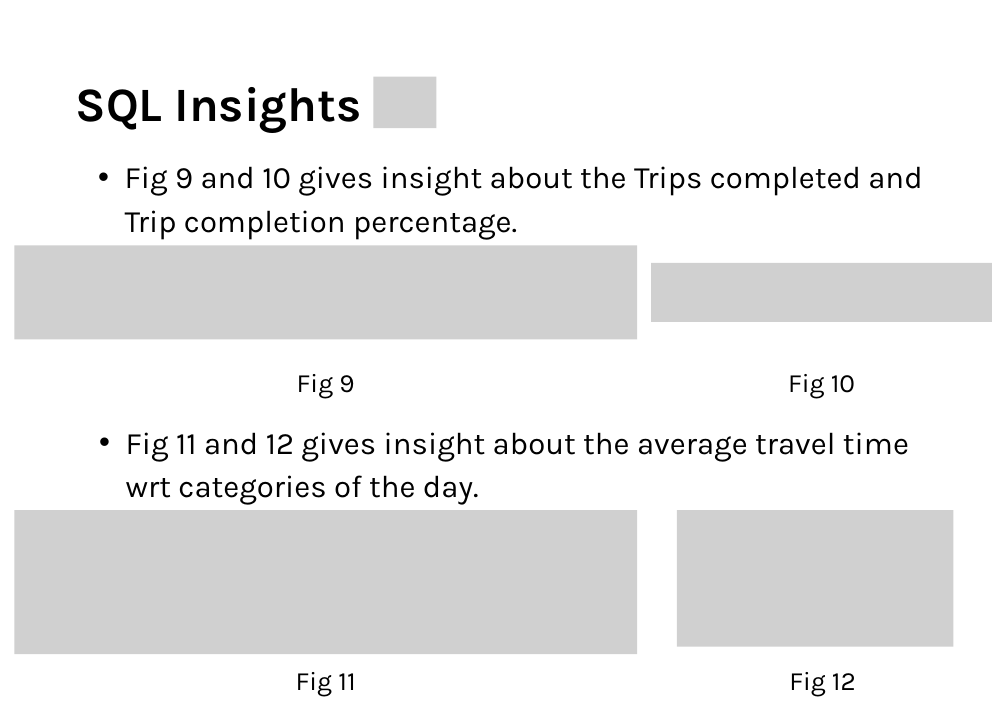
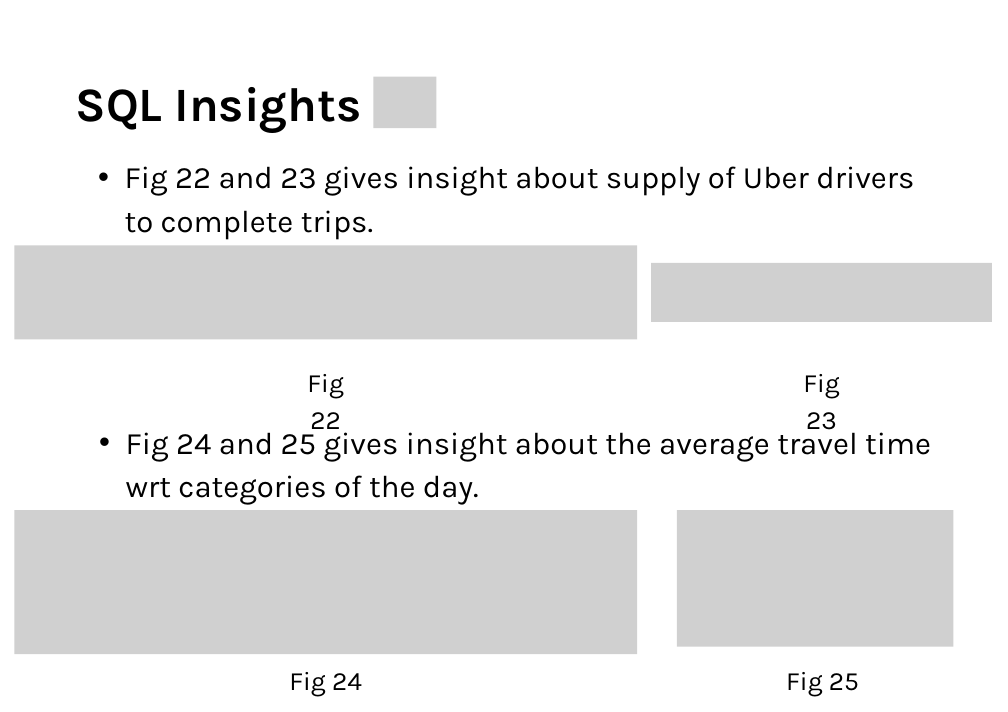
Before and after one commit to karthikdoguparthi/Uber-Supply-Demand-Gaps, a slide deck: slide 18 of UBER SUPPLY DEMAND GAPS/Report/UBER Supply Demand Gap.pptx (slide 10 before the commit). Drawn at 1008x712 pixels with LibreOffice and Linux fonts; fonts in the diff are those of the drawing; grey boxes stand for pictures. Boxes give left, top, right and bottom in pixels: in the first picture for what was removed or moved away, otherwise in the second. Text is boxed around its words. In the diff, an @@ line names an element or a change of style, - is before the commit and + after.

```diff
--- a/UBER SUPPLY DEMAND GAPS/Report/UBER Supply Demand Gap.pptx
+++ b/UBER SUPPLY DEMAND GAPS/Report/UBER Supply Demand Gap.pptx
@@ text at (x1=125, y1=166, x2=914, y2=240): text changed @@
-  • Fig 9 and 10 gives insight about the Trips completed and Trip completion percentage.
+  • Fig 22 and 23 gives insight about supply of Uber drivers to complete trips.
@@ text at (x1=307, y1=374, x2=343, y2=435): text changed @@
-Fig 9
+Fig 22
@@ text at (x1=803, y1=374, x2=839, y2=430): text changed @@
-Fig 10
+Fig 23
@@ text at (x1=126, y1=426, x2=931, y2=505): text changed @@
-  • Fig 11 and 12 gives insight about the average travel time wrt categories of the day.
+  • Fig 24 and 25 gives insight about the average travel time wrt categories of the day.
@@ text at (x1=289, y1=672, x2=362, y2=696): text changed @@
-Fig 11
+Fig 24
@@ text at (x1=786, y1=672, x2=859, y2=696): text changed @@
-Fig 12
+Fig 25
```
Also in this commit, not shown: 4 other slides changed, 13 slides added, 1 slide removed, 1 other file.
